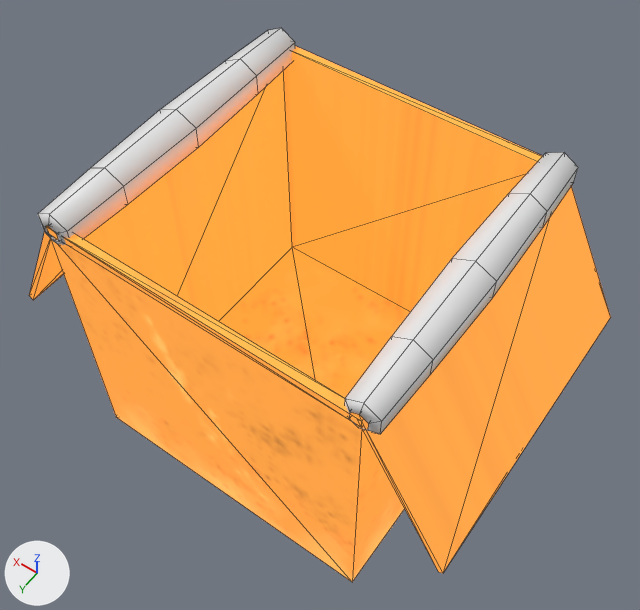
The FBX model Assets/Scenes/Scene1/FBX/1-1(Counter to ShowCase)/Box_Physics.FBX, before and after one commit.
Both versions are drawn from a camera (50 mm lens) standing at (-0.45, 0.619, 1.083) and looking at (-0.01, 0.002, 0.113). The axes (+X, +Y, +Z) are drawn at lower left. The lights are the same throughout. Mesh edges are drawn as thin lines. Where no turn or scale is listed for an object, it has been applied to the vertices.

In view in the first picture: 'Carton.Physic', 'Lid1', 'Lid2', 'Ristrict', 'Ristrict2'.
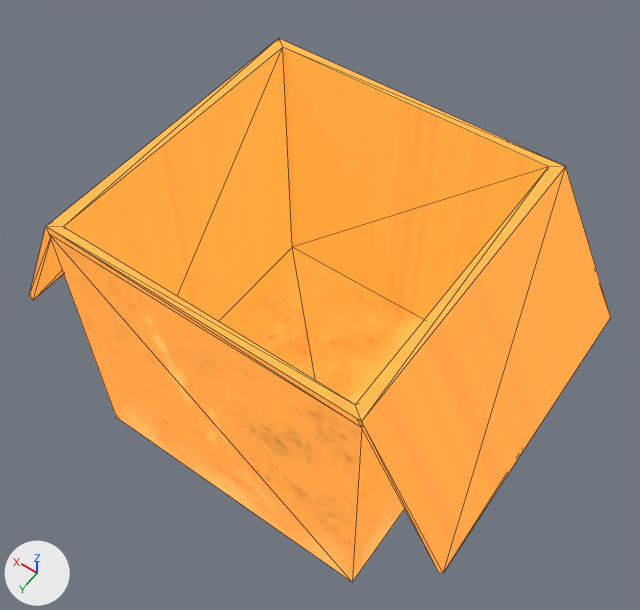
Scene script edits in JSON lines:
```json
{"op": "set", "path": "ob_ristrict", "old": "bpy.data.objects.new('Ristrict', me_mesh_001)", "new": "bpy.data.objects.new('Ristrict', None)"}
{"op": "set", "path": "ob_ristrict2", "old": "bpy.data.objects.new('Ristrict2', me_mesh_003)", "new": "bpy.data.objects.new('Ristrict2', None)"}
```

Location of each change, [x1, y1, x2, y2] in pixels of the pictures (640 x 610 px):
```json
{"object": "Ristrict", "change": "no longer drawn", "before": [345, 152, 578, 434]}
{"object": "Ristrict2", "change": "no longer drawn", "before": [38, 28, 295, 245]}
```
